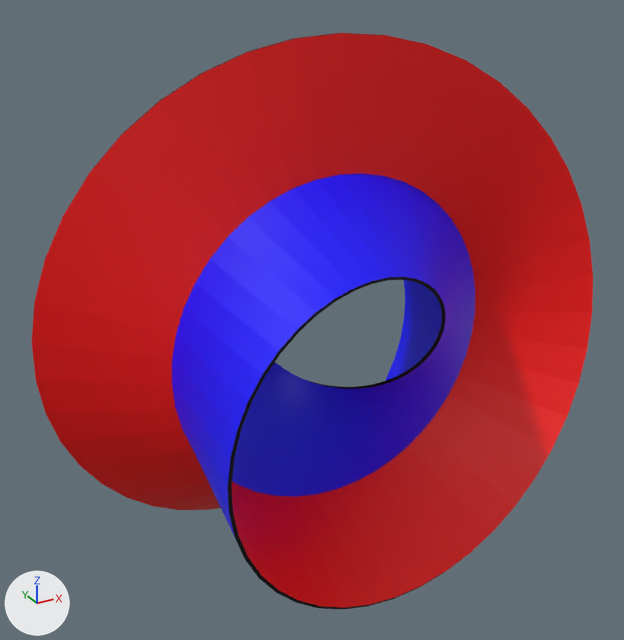
The glTF model pics/glbs/l3_1_website.glb as it was, and as the next commit left it.
Before and after are seen from a camera (50 mm lens) standing at (-125.0, -204.6, 216.5) and looking at (-8.3, 7.6, 110.4). Arrows for +X, +Y and +Z are at lower left; the lights stay in place. The picture after the commit comes second.

Names of what the first picture shows: 'l3_1'.
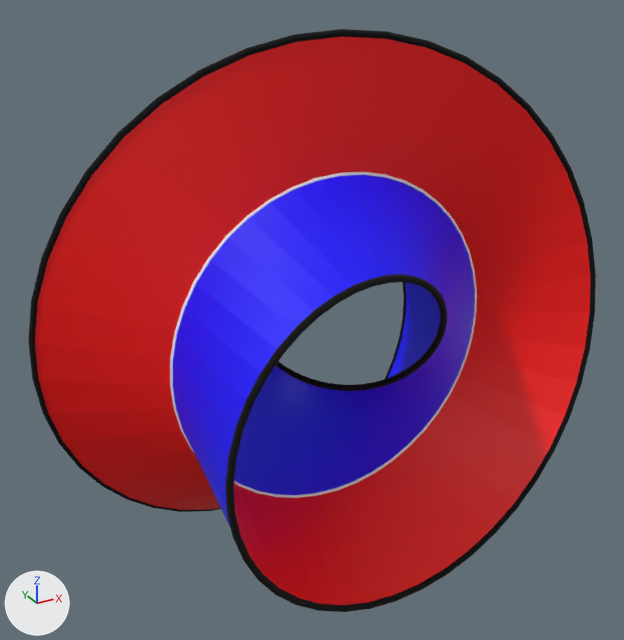
Scene script edits in JSON lines:
```json
{"op": "add", "block": "me_singular_locus", "code": ["me_singular_locus = bpy.data.meshes.new('singular_locus')", "me_singular_locus.from_pydata(...)  # a torus around y (ring radius 52.1, tube radius 1.0) spanning x -53.1..53.1, y -1.0..1.0, z -53.1..53.1"]}
{"op": "add", "block": "me_boundary", "code": ["me_boundary = bpy.data.meshes.new('boundary')", "me_boundary.from_pydata(...)  # 1056 vertices, 2112 faces; spans x -86.0..86.0, y -41.0..41.0, z -73.0..91.0", "me_boundary.materials.append(mat_material_003)  # black #000000"]}
{"op": "set", "path": "ob_boundary", "old": "bpy.data.objects.new('boundary', None)", "new": "bpy.data.objects.new('boundary', me_boundary)"}
{"op": "set", "path": "ob_singular_locus", "old": "bpy.data.objects.new('singular_locus', None)", "new": "bpy.data.objects.new('singular_locus', me_singular_locus)"}
```

Boxes [x1, y1, x2, y2] around the edits, measured in the pictures (624 x 640 px):
```json
{"object": "boundary", "change": "now drawn", "after": [28, 29, 596, 612]}
{"object": "singular_locus", "change": "now drawn", "after": [170, 172, 477, 498]}
```
